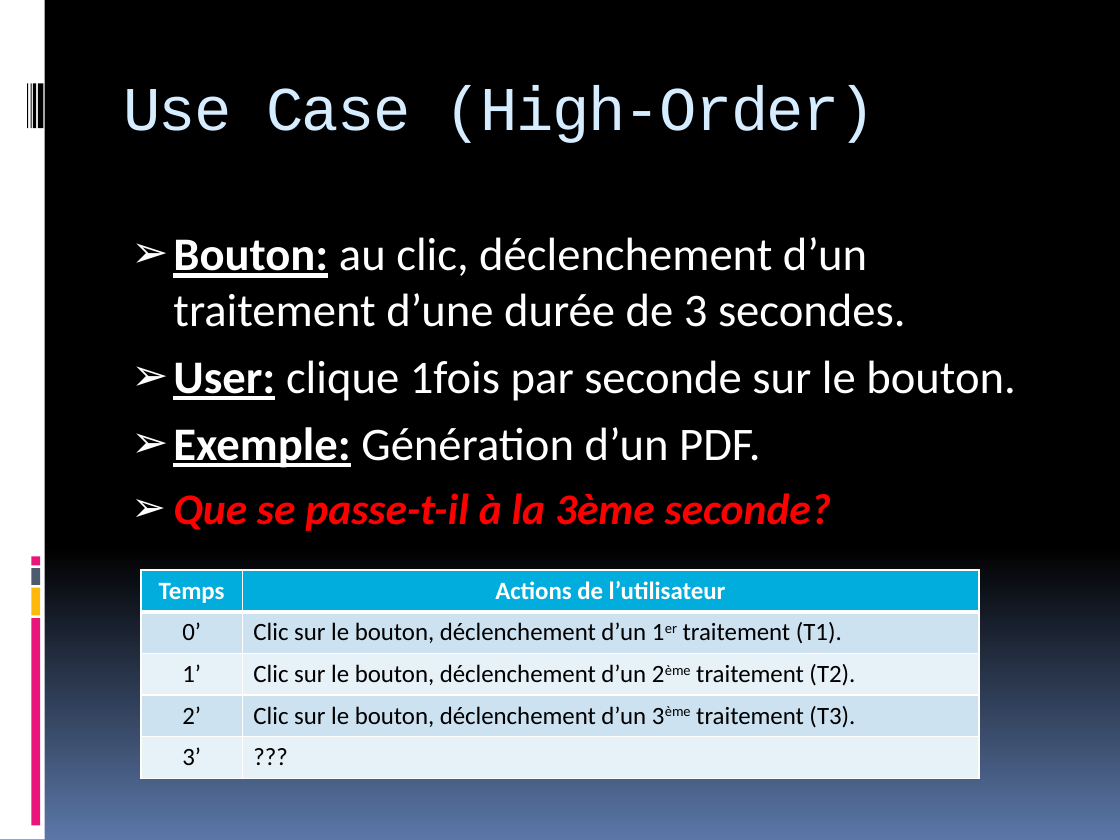
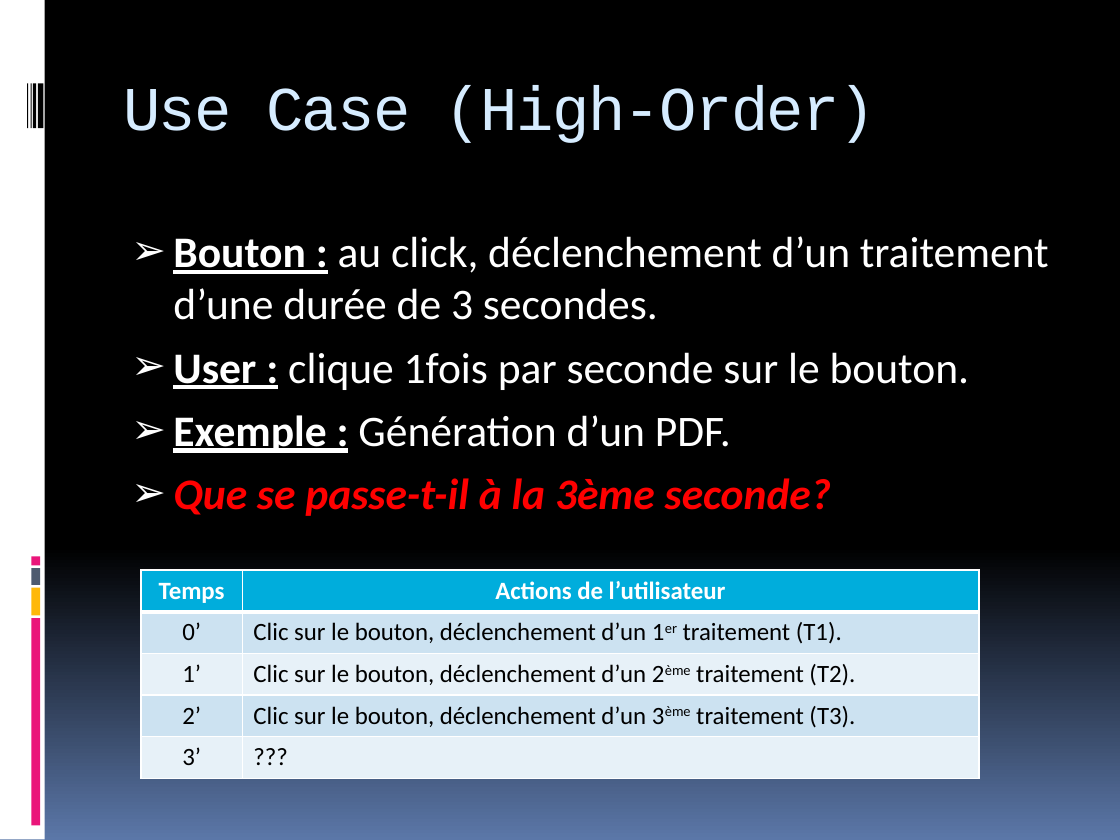
Before and after one commit to plip-plop/rxjsproject, a slide deck: slide 14 of RxJS_MARBLE_ET_OPERATOR.pptx (slide 15 before the commit). Drawn at 1120x840 pixels with LibreOffice and Linux fonts; fonts in the diff are those of the drawing. Boxes give left, top, right and bottom in pixels: in the first picture for what was removed or moved away, otherwise in the second. Text is boxed around its words. In the diff, an @@ line names an element or a change of style, - is before the commit and + after.

```diff
--- a/RxJS_MARBLE_ET_OPERATOR.pptx
+++ b/RxJS_MARBLE_ET_OPERATOR.pptx
@@ text at (173,236,1049,453): text changed; size 30 to 28 pt @@
-➢ Bouton: au clic, déclenchement d’un traitement d’une durée de 3 secondes.
-➢ User: clique 1fois par seconde sur le bouton.
-➢ Exemple: Génération d’un PDF.
+➢ Bouton : au click, déclenchement d’un traitement d’une durée de 3 secondes.
+➢ User : clique 1fois par seconde sur le bouton.
+➢ Exemple : Génération d’un PDF.
```
Also in this commit, not shown: 12 other slides changed, 1 other file.
